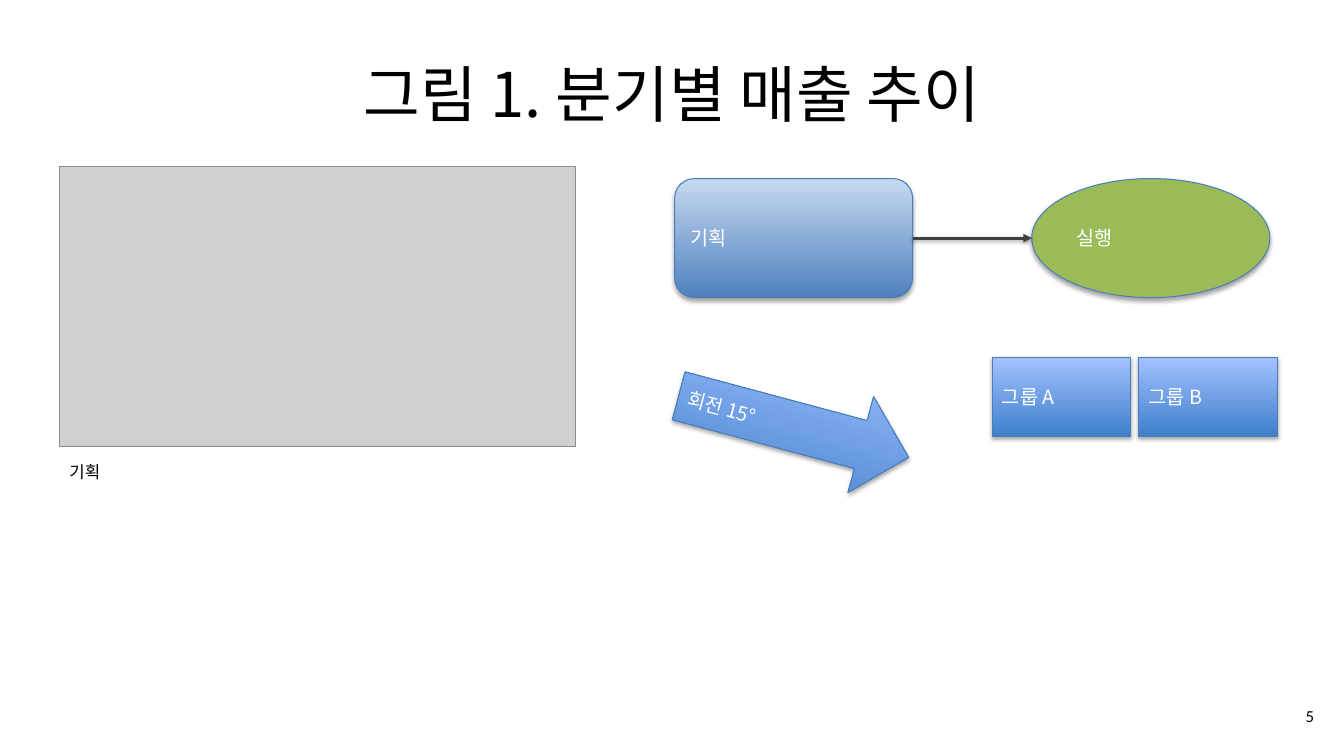
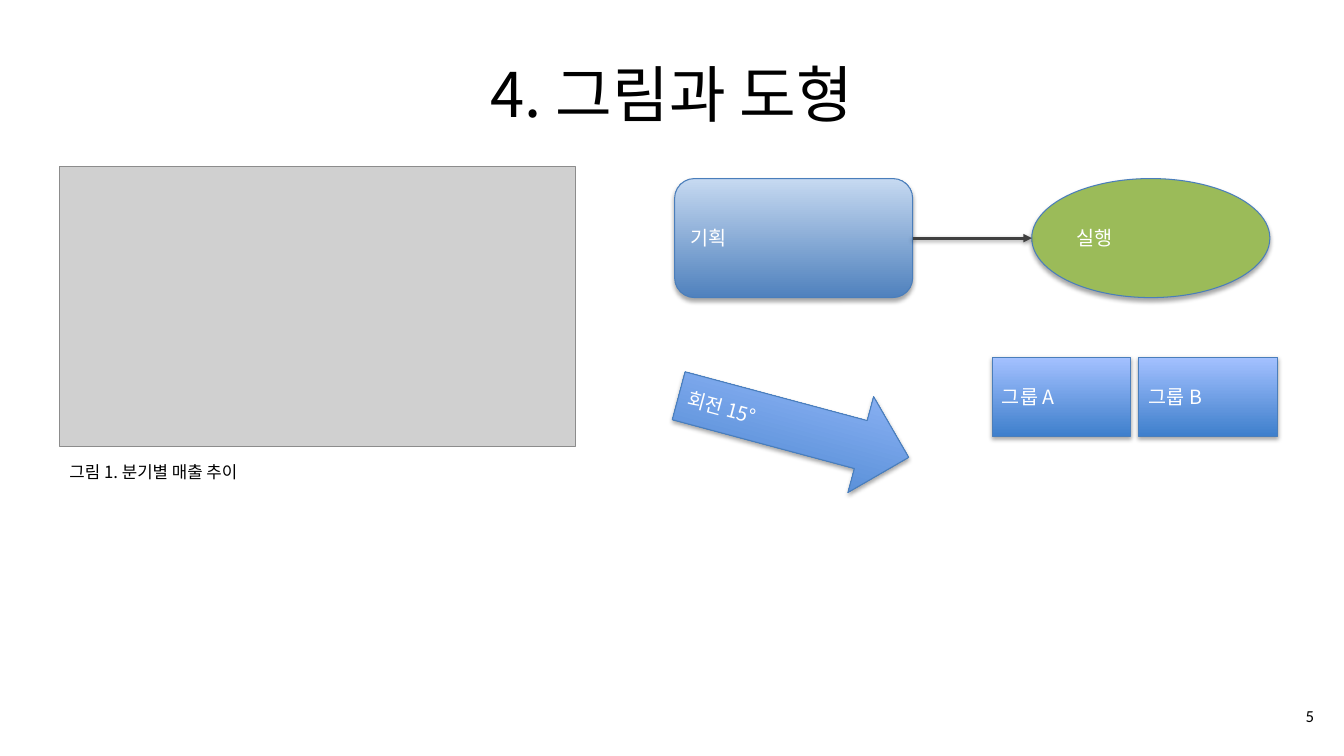
Before and after one commit to unrimit7/MyMemo-App, a slide deck: slide 5 of docs/office-upgrade/out/PPT_A_사업보고_한쇼_수정저장결과.pptx. Drawn at 1344x756 pixels with LibreOffice and Linux fonts; fonts in the diff are those of the drawing; grey boxes stand for pictures. Boxes give left, top, right and bottom in pixels: in the first picture for what was removed or moved away, otherwise in the second. Text is boxed around its words. In the diff, an @@ line names an element or a change of style, - is before the commit and + after.

```diff
--- a/docs/office-upgrade/out/PPT_A_사업보고_한쇼_수정저장결과.pptx
+++ b/docs/office-upgrade/out/PPT_A_사업보고_한쇼_수정저장결과.pptx
@@ title at box(491, 65, 853, 122): text changed @@
-그림 1. 분기별 매출 추이
+4. 그림과 도형
@@ text at box(69, 464, 237, 480): text changed @@
-기획
+그림 1. 분기별 매출 추이
```
Also in this commit, not shown: 7 other slides changed, 55 other files.
